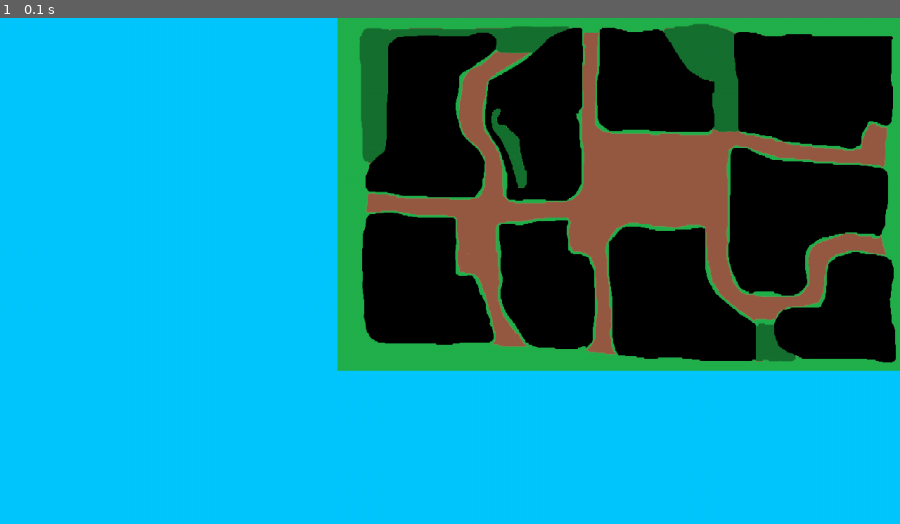
Above: before the commit, frame 1.
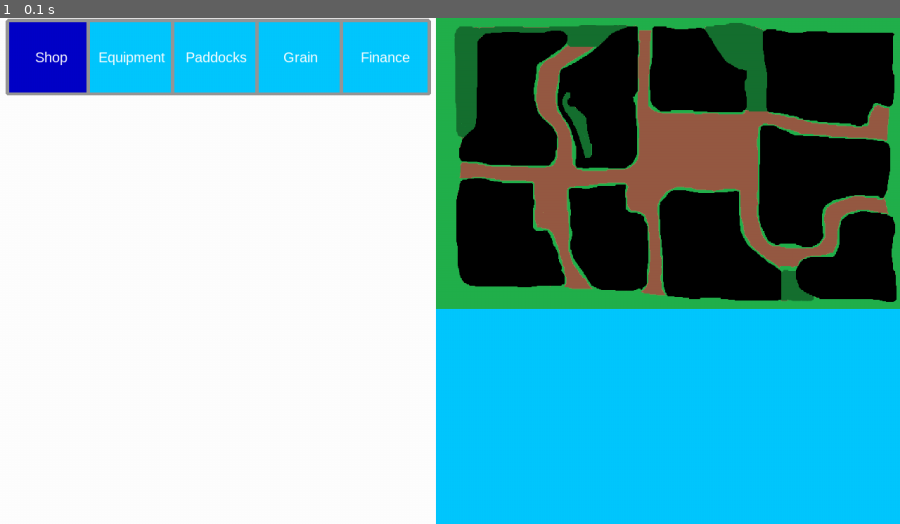
Above: after the commit, the same moment.

Repository: CaptainDeathead/Farm-CEO-ng
Game: pygame game, started from game/main.py
Same seed, same stepped clock (60 frames per second), same inputs: the game is played once before the commit and once after it.
Inputs:
- Up to frame 1 (0.1 s): no input

The runs differ from the first frame. In frame 1, 67% of the frame differs, in the area x 0-100%, y 0-100%.

Commit message:
Basic UI

Diff:
--- /dev/null
+++ b/game/UI/navbar.py
@@ -0,0 +1,45 @@
+import pygame as pg
+
+from resource_manager import ResourceManager
+
+from UI.pygame_gui import Button
+
+from data import *
+
+from typing import List
+
+class NavBar:
+    def __init__(self, screen: pg.Surface, rect: pg.Rect) -> None:
+        self.screen: pg.Surface = screen
+        self.rect: pg.Rect = rect
+
+        self.rendered_surface: pg.Surface = pg.Surface((rect.w, rect.h))
+
+        self.buttons: List[Button] = [Button(self.rendered_surface, 13, 6, 120, 100, (0, 200, 255), (0, 0, 200), (255, 255, 255), "Shop", 20, (0, 0, 0, 0), 0, 0, True),
+                                      Button(self.rendered_surface, 128, 6, 120, 100, (0, 200, 255), (0, 0, 200), (255, 255, 255), "Equipment", 20, (0, 0, 0, 0), 0, 0, True),
+                                      Button(self.rendered_surface, 248, 6, 120, 100, (0, 200, 255), (0, 0, 200), (255, 255, 255), "Paddocks", 20, (0, 0, 0, 0), 0, 0, True),
+                                      Button(self.rendered_surface, 368, 6, 120, 100, (0, 200, 255), (0, 0, 200), (255, 255, 255), "Grain", 20, (0, 0, 0, 0), 0, 0, True),
+                                      Button(self.rendered_surface, 488, 6, 120, 100, (0, 200, 255), (0, 0, 200), (255, 255, 255), "Finance", 20, (0, 0, 0, 0), 0, 0, True)]
+
+        self.selected_button: int = 0
+
+        self.rebuild()
+
+    def rebuild(self) -> None:
+        self.rendered_surface.fill((255, 255, 255))
+
+        for i, button in enumerate(self.buttons):
+            if self.selected_button == i: button.set_selected(True)
+            else: button.set_selected(False)
+
+            # draw gray outline around buttons
+            pg.draw.rect(self.rendered_surface, (150, 150, 150), (button.x-5, button.y-5, button.width+10, button.height+10), border_radius=5)
+
+            button.draw()
+
+    def select_button(self, index: int) -> None:
+        if len(index) <= len(self.buttons):
+            self.selected_button = index
+
+    def draw(self) -> None:
+        self.screen.blit(self.rendered_surface, (self.rect.x, self.rect.y))
--- /dev/null
+++ b/game/UI/panel.py
@@ -0,0 +1,30 @@
+import pygame as pg
+
+from resource_manager import ResourceManager
+
+from UI.pygame_gui import Button
+from UI.navbar import NavBar
+
+from data import *
+
+class Panel:
+    def __init__(self, screen: pg.Surface) -> None:
+        self.screen: pg.Surface = screen
+
+        self.SCREEN_WIDTH: int = self.screen.get_width()
+        self.SCREEN_HEIGHT: int = self.screen.get_height()
+
+        self.rect: pg.Rect = pg.Rect(0, 0, PANEL_WIDTH, self.SCREEN_HEIGHT)
+        self.rendered_surface: pg.Surface = pg.Surface((PANEL_WIDTH, self.SCREEN_HEIGHT))
+
+        self.nav_bar: NavBar = NavBar(self.rendered_surface, pg.Rect(0, 0, PANEL_WIDTH, 110))
+
+        self.rebuild()
+
+    def rebuild(self) -> None:
+        self.rendered_surface.fill((255, 255, 255))
+
+        self.nav_bar.draw()
+
+    def draw(self) -> None:
+        self.screen.blit(self.rendered_surface, (0, 0))
--- /dev/null
+++ b/game/UI/pygame_gui.py
@@ -0,0 +1,111 @@
+import pygame as pg
+
+from typing import Tuple, List
+
+pg.init()
+
+class Button:
+    def __init__(self, screen: pg.Surface, x: int, y: int, width: int, height: int,
+                 color: Tuple[int, int, int], selectedColor: Tuple[int, int, int], textColor: Tuple[int, int, int],
+                 text: str, size: int, radius: int, offset_x: int, offset_y: int, center: bool = False) -> None:
+
+        self.screen: pg.Surface = screen
+        self.x: int = x
+        self.y: int = y
+        self.width: int = width
+        self.height: int = height
+        self.color: Tuple[int, int, int] = color
+        self.selectedColor: Tuple[int, int, int] = selectedColor
+        self.textColor: Tuple[int, int, int] = textColor
+        self.text: str = text
+        self.radius: int = radius
+        self.selected: bool = False
+        self.font: pg.font.Font = pg.font.SysFont("Arial", size)
+        self.size: int = size
+        self.offset_x: int = offset_x
+        self.offset_y: int = offset_y
+        self.center: bool = center
+        self.rendered_surface: pg.Surface = pg.Surface((width, height))
+
+        self.rebuild()
+
+    def rebuild(self) -> None:
+        color = self.color
+
+        if self.selected:
+            color = self.selectedColor
+
+        pg.draw.rect(self.rendered_surface, color, (0, 0, self.width, self.height),
+                     border_top_left_radius = self.radius[0], border_bottom_left_radius = self.radius[1],
+                     border_top_right_radius = self.radius[2], border_bottom_right_radius = self.radius[3])
+
+        rendered_text = self.font.render(str(self.text), True, self.textColor)
+
+        x = self.x + self.offset_x
+        y = self.y + self.offset_y
+
+        if self.center:
+            x = self.width / 2 - rendered_text.get_width() / 2
+            y = self.height / 2 - rendered_text.get_height() / 2
+
+        self.rendered_surface.blit(rendered_text, (x, y))
+
+    def set_selected(self, selected: bool) -> None:
+        changed = self.selected != selected
+
+        self.selected = selected
+        if changed: self.rebuild()
+
+    def draw(self) -> None:
+        self.screen.blit(self.rendered_surface, (self.x, self.y))
+
+class Table:
+    def __init__(self, screen: pg.Surface, x: int, y: int, width: int, height: int, rows: List[str], columns: List[str],
+                 color: Tuple[int, int, int], selectedColor: Tuple[int, int, int], size: int, grid: List[List[str]]) -> None:
+
+        self.screen: pg.Surface = screen
+        self.x: int = x
+        self.y: int = y
+        self.width: int = width
+        self.height: int = height
+        self.rows: List[str] = rows
+        self.columns: List[str] = columns
+        self.color: Tuple[int, int, int] = color
+        self.selectedColor: Tuple[int, int, int] = selectedColor
+        self.seg_width: float = self.width / self.rows
+        self.seg_height: float = self.width / self.columns
+        self.grid: List[List[str]] = grid
+        self.font: pg.font.Font = pg.font.SysFont("Arail", size)
+        self.line_width = 5
+        self.rendered_surface: pg.Surface = pg.Surface((self.width, self.height))
+
+        self.rebuild()
+
+    def rebuild(self) -> None:
+        self.rendered_surface.fill(self.color) # background
+
+        pg.draw.rect(self.rendered_surface, self.selectedColor, (self.x, self.y, self.seg_width, self.height)) # left bar
+        pg.draw.rect(self.rendered_surface, self.selectedColor, (self.x, self.y, self.width, self.seg_height)) # right bar
+
+        for x in range(1, self.rows):
+            pg.draw.line(self.rendered_surface, (0, 0, 0), (self.x+self.seg_width*x, self.y),
+                         (self.x+self.seg_height*x, self.y+self.height), self.line_width)
+
+        for y in range(1, self.rows):
+            pg.draw.line(self.rendered_surface, (0, 0, 0), (self.x, self.y+self.seg_height*y),
+                         (self.x+self.width, self.y+self.seg_height*y), self.line_width)
+
+        for y in range(self.columns):
+            for x in range(self.rows):
+                render_x = self.x + self.seg_width * x + self.seg_width / 16
+                render_y = self.y + self.seg_height * y + self.seg_height / 2.5
+
+                rendered_font = self.font.render(str(self.grid[y][x]), True, (255, 255, 255))
+
+                self.rendered_surface.blit(rendered_font, (render_x, render_y))
+
+    def update_table(self, grid: List[List[str]]) -> None:
+        self.grid = grid
+
+    def draw(self) -> None:
+        return self.rendered_surface
--- a/game/data.py
+++ b/game/data.py
@@ -2,5 +2,5 @@
 
 from typing import Tuple
 
-UI_WIDTH: int = 480
+PANEL_WIDTH: int = 620
 BACKGROUND_COLOR: Tuple[int, int, int] = (0, 200, 255)
--- a/game/farm_ceo.py
+++ b/game/farm_ceo.py
@@ -2,6 +2,8 @@
 import logging
 
 from resource_manager import ResourceManager
+from UI.panel import Panel
+
 from data import *
 
 logging.basicConfig()
@@ -19,11 +21,11 @@
         self.rect = self.surface.get_rect()
         self._fit_image()
 
-        self.x: int = UI_WIDTH
+        self.x: int = PANEL_WIDTH
         self.y: int = 0
 
     def _fit_image(self) -> None:
-        scale = (self.SCREEN_WIDTH - UI_WIDTH) / self.rect.w
+        scale = (self.SCREEN_WIDTH - PANEL_WIDTH) / self.rect.w
         self.surface = pg.transform.scale(self.surface, (self.rect.w * scale, self.rect.h * scale))
         self.rect = self.surface.get_rect()
 
@@ -42,6 +44,8 @@
         self.clock: pg.time.Clock = clock
         self.map: Map = Map(self.screen, self.RESOURCE_MANAGER.load_image("map.png", (self.WIDTH, self.HEIGHT))) # map estimated to be almost screen size
 
+        self.panel: Panel = Panel(self.screen)
+
     def background_render(self) -> None:
         self.screen.fill(BACKGROUND_COLOR)
         self.map.render()
@@ -53,4 +57,4 @@
         ...
 
     def ui_render(self) -> None:
-        ...
+        self.panel.draw()
Empty file added: game/UI/Menus/equipment.py
Empty file added: game/UI/Menus/finance.py
Empty file added: game/UI/Menus/grain.py
Empty file added: game/UI/Menus/paddocks.py
Empty file added: game/UI/Menus/shop.py
Empty file added: game/UI/clock.py
